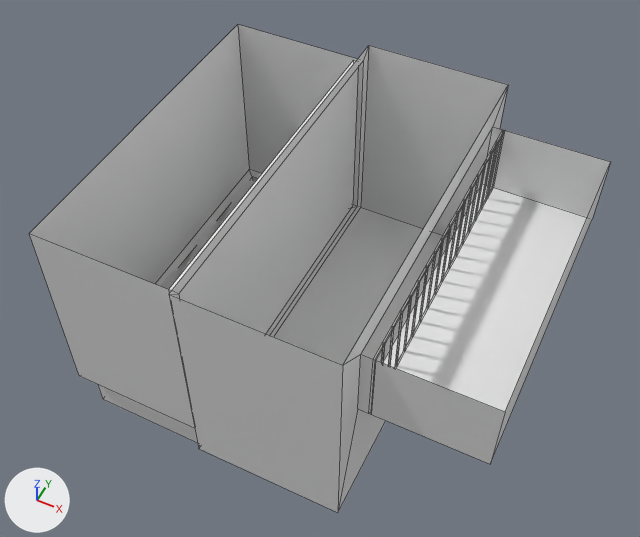
The Blender file Assets/Blender/Map.blend as it was, and as the next commit left it.
One viewpoint serves both versions: a 50 mm lens placed at (12.2, -28.5, 40.6), pointed at (-1.9, -0.2, 5.2). Every picture has the same lights, and +X, +Y and +Z are marked at lower left. Mesh edges are drawn as thin lines on the coarser meshes.

Names of what the first picture shows: 'Bars', 'Glass', 'Map'.
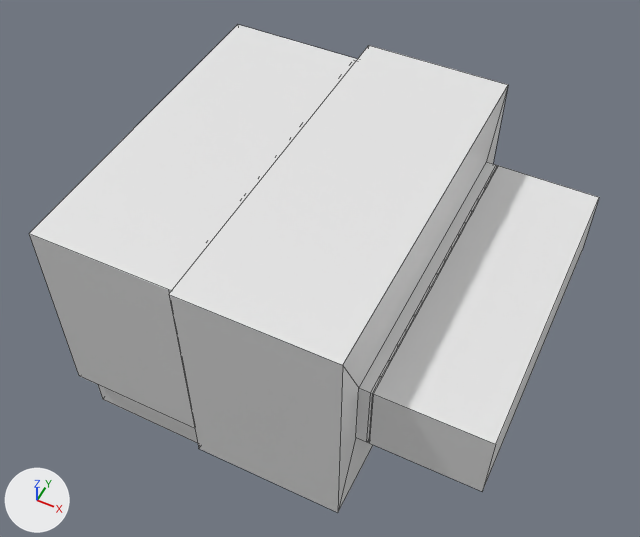
The change, as a list of edits to the scene's bpy script:
```text
Change me_plane:
    where me_plane.from_pydata(...)  # 36 vertices, 32 faces; spans x -12.0..10.2, y -10.0..10.0, z -2.1..12.4
    used by ob_map; location = (0.0, 0.0, 0.0)
    before: 1 (4.0, -8.2, 6.8) at pixel (357, 408), 3 (4.0, 8.2, 6.8) at pixel (482, 183), 18 (4.0, 8.2, 10.9) at pixel (492, 126), 19 (4.0, -8.2, 10.9) at pixel (360, 354), 20 (10.2, -8.2, 10.9) at pixel (505, 411)
    before: 21 (10.2, 8.2, 10.9) at pixel (610, 161), 22 (10.2, -8.2, 6.8) at pixel (490, 464), 23 (10.2, 8.2, 6.8) at pixel (592, 219)
    me_plane part 1
    add for i in [1, 3, *range(18, 24)]: me_plane.vertices[i].co += Vector((0.0, 0.0, -2.4))
Change me_plane_001:
    where me_plane_001.from_pydata(...)  # 12 vertices, 3 faces; spans x -12.0..10.2, y -10.0..10.0, z 10.9..12.4
    used by ob_celing; location = (0.0, 0.0, 0.0)
    me_plane_001 part 2: the loose piece of 4 vertices spanning x 4.0..10.2, y -8.2..8.2, z 10.9 is moved by (0.0, 0.0, -2.4)
Change me_plane_002:
    where me_plane_002.from_pydata(...)  # 8 vertices, 6 faces; spans x -4.3..-4.0, y -9.4..9.4, z 0.6..11.8
    used by ob_glass; location = (-0.3, 0.0, 0.0); scale = (0.992, 0.992, 0.992)
    me_plane_002 part 3: edges marked sharp go from 0 to 12
Change ob_celing:
    remove ob_celing.hide_set(True)
```

What differs and where, as boxes [x1, y1, x2, y2] in the pictures (640 x 537 px; the box of a moved part takes in the faces that stretch with it):
'Map', reshaped
    before: [29, 25, 611, 512]
    after: [29, 86, 598, 512]
'Celing', shown
    after: [29, 25, 599, 444]
part 1 of me_plane, moved or reshaped
    before: [338, 86, 611, 512]
    after: [338, 86, 598, 512]
part 2 of me_plane_001, moved or reshaped (not visible before)
    after: [359, 162, 599, 444]
part 3 of me_plane_002, shading changed
    before: [168, 60, 358, 334]
'Bars', unchanged, covered by the edit
    before: [373, 130, 505, 368]
